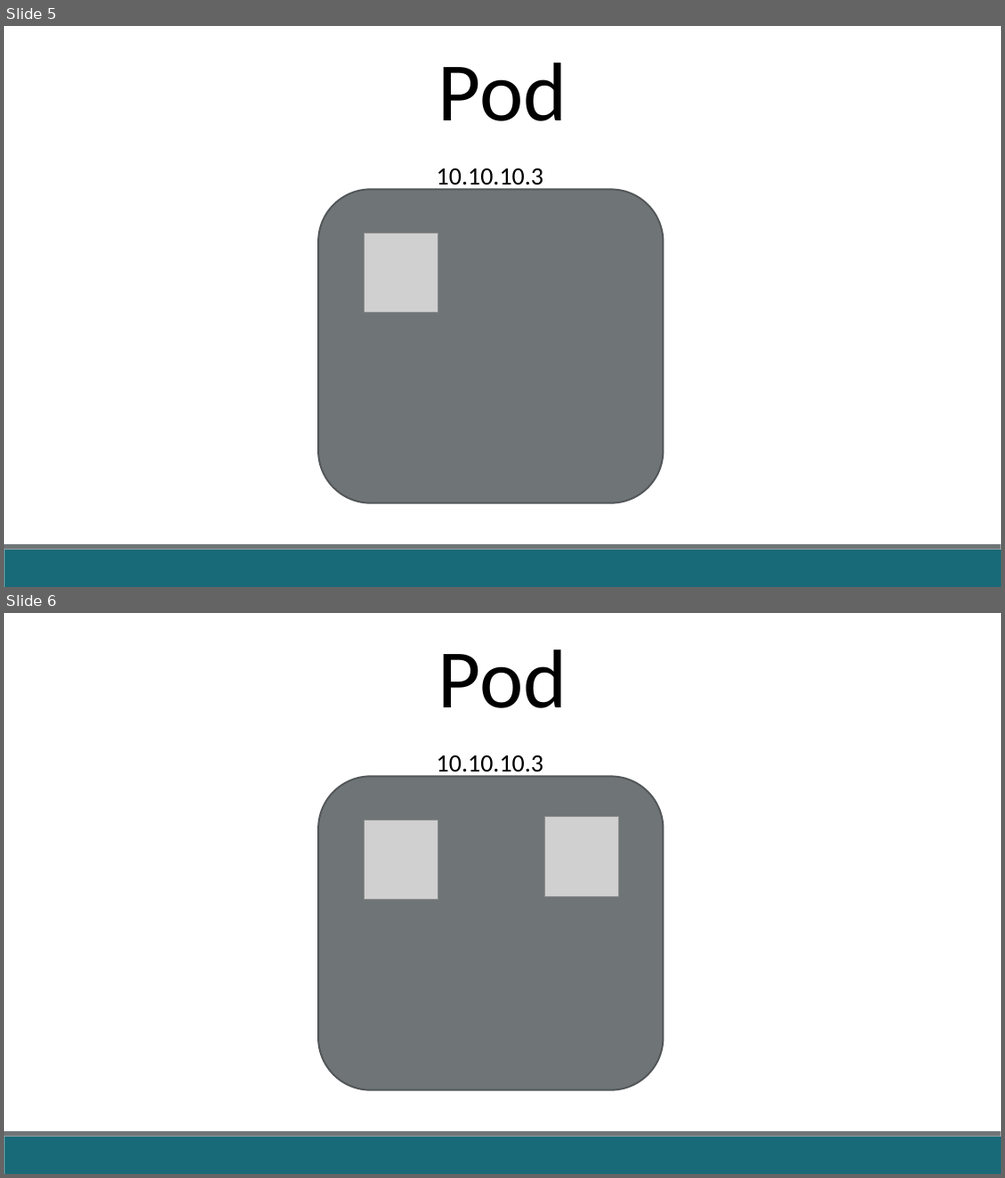
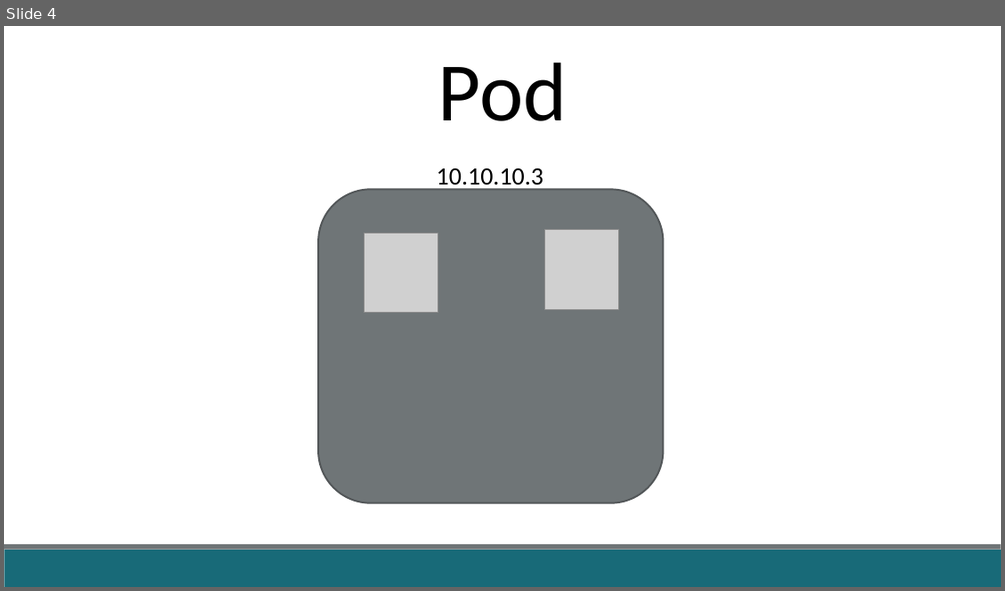
Before and after one commit to fabricioveronez/ApresentacaoAnatomiaDeployK8S, a slide deck: docs/AnatomiaDeployK8S.pptx. Shown one above the other, each under a label of ours: slides 5 and 6 before the commit, slide 4 after it. The pictures are 1005x1178 and 1005x591 pixels, drawn with LibreOffice and Linux fonts; fonts in the diff are those of the drawing; grey boxes stand for pictures. Boxes give left, top, right and bottom in pixels: in the first picture for what was removed or moved away, otherwise in the second. Text is boxed around its words. In the diff, an @@ line names an element or a change of style, - is before the commit and + after.

```diff
--- a/docs/AnatomiaDeployK8S.pptx
+++ b/docs/AnatomiaDeployK8S.pptx
@@ slide 5 removed at (4,26,1001,587), background #FFFFFF; not listed: 2 template elements that a slide beside it also shows @@
@@ text removed at (438,62,567,121) @@
-Pod
@@ text removed at (437,168,543,191) @@
-10.10.10.3
@@ rounded rectangle removed at (318,190,663,503) @@
@@ picture removed at (364,233,437,312) @@
@@ what was slide 6 is now slide 4 @@
```
Also in this commit, not shown: 3 slides changed, 1 slide added, 4 other slides removed, 12 other files.
